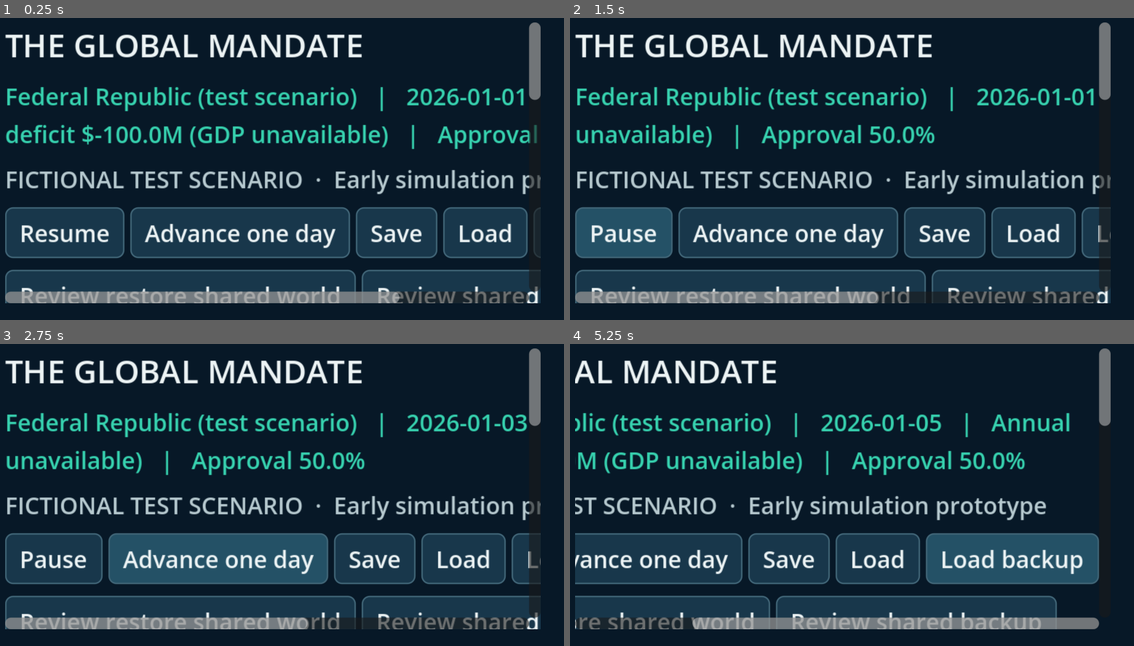
Above: before the commit, frames 1-4 (two rows, left to right).
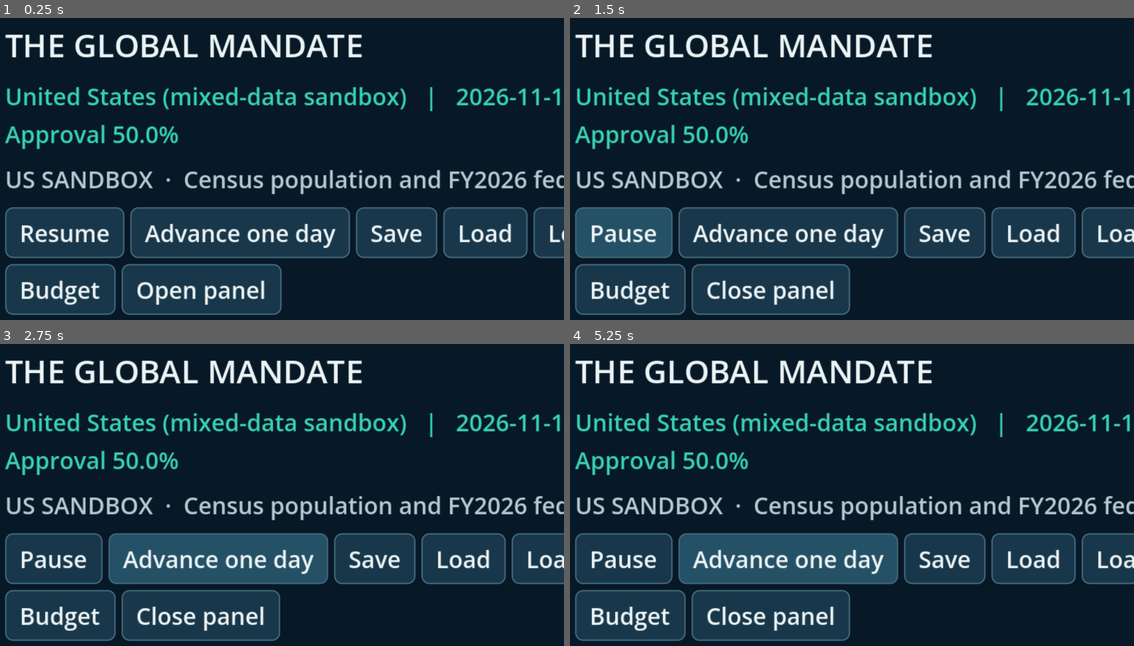
Above: after the commit, the same moments.

Repository: bhavishyadash/the-global-mandate
Game: Godot game, scene res://main.tscn
Same seed, same stepped clock (60 frames per second), same inputs: the game is played once before the commit and once after it.
Inputs (mouse positions are in pixels of both pictures, inside the frame that each line leads up to):
- Up to frame 1 (0.25 s): no input
- Up to frame 2 (1.5 s): click (632, 289) at 0.5 s, where only the run after the commit has a clickable "Budget"; click "Resume" at 1.25 s
- Up to frame 3 (2.75 s): click "Advance one day" at 2 s
- Up to frame 4 (5.25 s): click (750, 621) at 2.75 s, where only the run before the commit has a clickable "Review restore shared world"; click (773, 615) at 3.5 s, where only the run after the commit has a clickable "Open panel"; click (1071, 621) at 4.25 s, where only the run before the commit has a clickable "Review shared backup"; click (767, 558) at 5 s, where only the run before the commit has a clickable "Load backup"

The runs differ from the first frame. In frame 1, 20% of the frame differs, in the area x 0-100%, y 1-99%; in frame 2, 19%; in frame 3, 19%; in frame 4, 34%.

Commit message:
Keep world map visible with collapsible dashboard

Diff:
--- a/tests/ui_test.gd
+++ b/tests/ui_test.gd
@@ -68,6 +68,21 @@
 	var screen = load("res://main.tscn").instantiate()
 	root.add_child(screen)
 	screen.set_process(false)
+	assert(screen.world.scenario_id == "usa_sandbox" and "6.04% of GDP" in screen.government_status.text)
+	assert(screen.selected_law_id == "topic_finance_federal_budget_framework" and not screen.procurement_panel.visible)
+	assert(screen.world_map.get_parent() == screen.dashboard_stage and screen.world_map.visible and not screen.dashboard_panel.visible)
+	screen.dashboard_picker.item_selected.emit(7)
+	assert(screen.dashboard_panel.visible and screen.dashboard_tabs.current_tab == 7 and screen.world_map.visible)
+	for index in range(screen.dashboard_tabs.get_tab_count()):
+		screen.dashboard_tabs.current_tab = index
+		assert(screen.world_map.visible and screen.world_map.get_parent() == screen.dashboard_stage)
+	var laws_shortcut: Button = screen.find_child("OpenLaws", true, false)
+	laws_shortcut.pressed.emit()
+	assert(screen.dashboard_panel.visible and screen.dashboard_tabs.current_tab == 7)
+	assert(screen.law_catalog.columns == 2 and screen.law_edit_panel.get_index() < screen.law_catalog.get_index())
+	screen._set_dashboard_open(false)
+	assert(screen.world_map.visible and not screen.dashboard_panel.visible)
+	assert(screen._start_scenario(World.DEFAULT_SCENARIO))
 	assert(screen.dashboard_tabs.get_tab_count() == 12)
 	assert(screen.find_child("USReferenceTable", true, false) != null)
 	var budget_preview: Label = screen.find_child("USBudgetPreview", true, false)
@@ -244,7 +259,7 @@
 	assert(screen.map_navigation.visible and screen.world_map.visible and not screen.map_inspector_scroll.visible)
 	screen.map_inspector_view = true
 	screen._apply_map_layout(true)
-	assert(not screen.world_map.visible and screen.map_inspector_scroll.visible and screen.map_back_button.visible)
+	assert(screen.world_map.visible and screen.map_inspector_scroll.visible and screen.map_back_button.visible)
 	assert(screen.map_inspector_button.button_pressed and not screen.map_controls.visible)
 	screen._apply_map_layout(false)
 	assert(screen.world_map.visible and screen.map_inspector_scroll.visible and not screen.map_navigation.visible)
@@ -549,6 +564,7 @@
 	assert("Gold: sandbox available" in screen.map_legend.text and screen.world_map.active_id.is_empty())
 	assert(screen.world_map.country_fill_color("USA") == screen.world_map.AVAILABLE)
 	assert(screen.world_map.country_fill_color("FRA") == screen.world_map.LAND)
+	screen.world_map.set_anchors_preset(Control.PRESET_TOP_LEFT)
 	screen.world_map.size = Vector2(1000, 500)
 	var usa_point: Vector2 = screen.world_map.unit_to_screen(Vector2(-100.0 / 360.0, -40.0 / 180.0))
 	assert(screen.world_map.country_at(usa_point).id == "USA")
--- a/ui/main.gd
+++ b/ui/main.gd
@@ -62,6 +62,10 @@
 var directive_picker: OptionButton
 var directive_summary: Label
 var dashboard_tabs: TabContainer
+var dashboard_stage: Control
+var dashboard_panel: PanelContainer
+var dashboard_picker: OptionButton
+var dashboard_toggle: Button
 var healthcare_picker: OptionButton
 var healthcare_summary: Label
 var appropriation_picker: OptionButton
@@ -153,7 +157,7 @@
 var law_edit_category: OptionButton
 var law_edit_preview: Label
 var law_edit_button: Button
-var selected_law_id := ""
+var selected_law_id := "topic_finance_federal_budget_framework"
 var healthcare_panel: VBoxContainer
 var procurement_panel: VBoxContainer
 var procurement_detail: Label
@@ -210,7 +214,7 @@
 	map_navigation.visible = compact
 	map_controls.visible = not compact or not map_inspector_view
 	map_back_button.visible = compact
-	world_map.visible = not compact or not map_inspector_view
+	world_map.visible = true
 	map_inspector_scroll.visible = not compact or map_inspector_view
 	map_view_button.set_pressed_no_signal(not map_inspector_view)
 	map_inspector_button.set_pressed_no_signal(map_inspector_view)
@@ -226,6 +230,9 @@
 	get_window().size_changed.connect(_update_canvas_size)
 	_update_canvas_size()
 	theme = GovernmentTheme.create()
+	var startup_error: String = world.apply_scenario(World.Scenario.read_file("res://data/scenarios/usa_sandbox.json"))
+	if not startup_error.is_empty():
+		world.initialization_error = startup_error
 	var background := ColorRect.new()
 	background.color = GovernmentTheme.BACKGROUND
 	background.set_anchors_and_offsets_preset(Control.PRESET_FULL_RECT)
@@ -243,12 +250,11 @@
 	for edge in ["margin_left", "margin_top", "margin_right", "margin_bottom"]:
 		margin.add_theme_constant_override(edge, 16)
 	add_child(margin)
-	var scroll := ScrollContainer.new()
-	margin.add_child(scroll)
 	var layout := VBoxContainer.new()
 	layout.size_flags_horizontal = Control.SIZE_EXPAND_FILL
+	layout.size_flags_vertical = Control.SIZE_EXPAND_FILL
 	layout.add_theme_constant_override("separation", 8)
-	scroll.add_child(layout)
+	margin.add_child(layout)
 	var title := Label.new()
 	title.text = "THE GLOBAL MANDATE"
 	title.add_theme_font_size_override("font_size", 22)
@@ -263,7 +269,7 @@
 	layout.add_child(mode_notice)
 	summary = Label.new()
 	layout.add_child(summary)
-	var controls := HBoxContainer.new()
+	var controls := HFlowContainer.new()
 	layout.add_child(controls)
 	pause_button = Button.new()
 	pause_button.text = "Resume"
@@ -446,11 +452,24 @@
 	layout.add_child(history)
 	# Keep the clock, income tax and save controls visible while grouping the
 	# growing decision panels into independently scrollable sections.
+	dashboard_stage = Control.new()
+	dashboard_stage.name = "MapStage"
+	dashboard_stage.size_flags_horizontal = Control.SIZE_EXPAND_FILL
+	dashboard_stage.size_flags_vertical = Control.SIZE_EXPAND_FILL
+	dashboard_stage.clip_contents = true
+	layout.add_child(dashboard_stage)
+	dashboard_panel = PanelContainer.new()
+	dashboard_panel.name = "DashboardPanel"
+	dashboard_panel.set_anchors_and_offsets_preset(Control.PRESET_FULL_RECT)
+	dashboard_stage.add_child(dashboard_panel)
+	var panel_column := VBoxContainer.new()
+	panel_column.size_flags_vertical = Control.SIZE_EXPAND_FILL
+	dashboard_panel.add_child(panel_column)
 	dashboard_tabs = TabContainer.new()
-	dashboard_tabs.custom_minimum_size = Vector2(0, 440)
+	dashboard_tabs.tabs_visible = false
 	dashboard_tabs.size_flags_horizontal = Control.SIZE_EXPAND_FILL
 	dashboard_tabs.size_flags_vertical = Control.SIZE_EXPAND_FILL
-	layout.add_child(dashboard_tabs)
+	panel_column.add_child(dashboard_tabs)
 	var overview := _make_dashboard_tab("Overview")
 	var finances := _make_dashboard_tab("Budget & services")
 	var taxes := _make_dashboard_tab("Tax previews")
@@ -464,6 +483,31 @@
 	var executive := _make_dashboard_tab("Executive Orders")
 	var lab_tab := _make_dashboard_tab("World Lab")
 	var us_reference_tab := _make_dashboard_tab("US Reference")
+	dashboard_picker = OptionButton.new()
+	dashboard_picker.name = "DashboardPicker"
+	dashboard_picker.fit_to_longest_item = false
+	dashboard_picker.custom_minimum_size.x = 180
+	for index in range(dashboard_tabs.get_tab_count()):
+		dashboard_picker.add_item(dashboard_tabs.get_tab_title(index))
+	dashboard_picker.select(8)
+	controls.add_child(dashboard_picker)
+	var open_laws := Button.new()
+	open_laws.name = "OpenLaws"
+	open_laws.text = "Laws"
+	open_laws.pressed.connect(func(): dashboard_tabs.current_tab = 7; _set_dashboard_open(true))
+	controls.add_child(open_laws)
+	var open_budget := Button.new()
+	open_budget.name = "OpenBudget"
+	open_budget.text = "Budget"
+	open_budget.pressed.connect(func(): dashboard_tabs.current_tab = 1; _set_dashboard_open(true))
+	controls.add_child(open_budget)
+	dashboard_toggle = Button.new()
+	dashboard_toggle.name = "DashboardToggle"
+	dashboard_toggle.text = "Open panel"
+	controls.add_child(dashboard_toggle)
+	dashboard_picker.item_selected.connect(func(index: int): dashboard_tabs.current_tab = index; _set_dashboard_open(true))
+	dashboard_toggle.pressed.connect(func(): _set_dashboard_open(not dashboard_panel.visible))
+	dashboard_tabs.tab_changed.connect(func(index: int): dashboard_picker.select(index))
 	_build_us_reference(us_reference_tab)
 	world_lab = WorldLab.new()
 	lab_tab.add_child(world_lab)
@@ -512,6 +556,12 @@
 	world_map.size_flags_horizontal = Control.SIZE_EXPAND_FILL
 	world_map.size_flags_vertical = Control.SIZE_EXPAND_FILL
 	map_layout.add_child(world_map)
+	world_map.reparent(dashboard_stage)
+	dashboard_stage.move_child(world_map, 0)
+	world_map.custom_minimum_size = Vector2.ZERO
+	world_map.set_anchors_and_offsets_preset(Control.PRESET_FULL_RECT)
+	_set_dashboard_open(false)
+	dashboard_stage.resized.connect(_update_dashboard_geometry)
 	var map_binding_data: Variant = MapScenarioRegistry.read()
 	map_binding_error = MapScenarioRegistry.validate(map_binding_data, world_map.countries, SCENARIOS)
 	if map_binding_error.is_empty():
@@ -696,6 +746,7 @@
 	dashboard_tabs.current_tab = 8
 	for node in [summary, explanation]:
 		node.reparent(overview)
+	restore_controls.reparent(overview)
 	var scenario_controls := HBoxContainer.new()
 	overview.add_child(scenario_controls)
 	overview.move_child(scenario_controls, 0)
@@ -986,14 +1037,15 @@
 	law_search_all.text = "Search all categories"
 	laws.add_child(law_search_all)
 	law_catalog = Tree.new()
-	law_catalog.columns = 3
+	law_catalog.columns = 2
 	law_catalog.hide_root = true
 	law_catalog.column_titles_visible = true
 	law_catalog.set_column_title(0, "Law")
 	law_catalog.set_column_title(1, "Status")
-	law_catalog.set_column_title(2, "Annual cost")
 	law_catalog.set_column_expand(0, true)
-	law_catalog.custom_minimum_size = Vector2(0, 240)
+	law_catalog.set_column_expand_ratio(0, 3)
+	law_catalog.set_column_expand_ratio(1, 2)
+	law_catalog.custom_minimum_size = Vector2(0, 120)
 	laws.add_child(law_catalog)
 	law_catalog_note = Label.new()
 	law_catalog_note.autowrap_mode = TextServer.AUTOWRAP_WORD_SMART
@@ -1060,6 +1112,10 @@
 	healthcare_summary = Label.new()
 	healthcare_summary.autowrap_mode = TextServer.AUTOWRAP_WORD_SMART
 	healthcare_panel.add_child(healthcare_summary)
+	# Keep the editor immediately above the list. The list grows to its rows,
+	# leaving one outer scrollbar instead of a nested scrolling region.
+	for node in [law_catalog_note, law_edit_panel, healthcare_panel, procurement_panel]:
+		laws.move_child(node, law_catalog.get_index())
 	review_dialog = ConfirmationDialog.new()
 	review_dialog.title = "Review decision"
 	review_dialog.ok_button_text = "Submit decision"
@@ -1158,7 +1214,28 @@
 	panel.add_child(column)
 	return column
 
+func _update_dashboard_geometry() -> void:
+	if not is_instance_valid(dashboard_panel) or not is_instance_valid(dashboard_stage):
+		return
+	var width := minf(520.0, maxf(300.0, dashboard_stage.size.x * 0.55))
+	dashboard_panel.anchor_left = 1.0
+	dashboard_panel.anchor_right = 1.0
+	dashboard_panel.anchor_top = 0.0
+	dashboard_panel.anchor_bottom = 1.0
+	dashboard_panel.offset_left = -width
+	dashboard_panel.offset_right = 0.0
+	dashboard_panel.offset_top = 0.0
+	dashboard_panel.offset_bottom = 0.0
+
+func _set_dashboard_open(open: bool) -> void:
+	dashboard_panel.visible = open
+	dashboard_toggle.text = "Close panel" if open else "Open panel"
+	_update_dashboard_geometry()
+
 func _map_country_selected(id: String, country_name: String) -> void:
+	if not dashboard_panel.visible:
+		dashboard_tabs.current_tab = 8
+		_set_dashboard_open(true)
 	_select_shared_map_country(id)
 	var capital := "Not in dataset"
 	var count := 0
@@ -1177,6 +1254,9 @@
 		_open_country_inspector.call_deferred()
 
 func _map_city_selected(city: Dictionary) -> void:
+	if not dashboard_panel.visible:
+		dashboard_tabs.current_tab = 8
+		_set_dashboard_open(true)
 	_select_shared_map_country(city.get("country", ""))
 	map_focus_button.disabled = false
 	map_clear_button.disabled = false
@@ -1684,6 +1764,7 @@
 func _refresh_law_catalog() -> void:
 	if law_catalog == null:
 		return
+	var preferred_id := selected_law_id
 	law_catalog.clear()
 	var root_item := law_catalog.create_item()
 	if not law_catalog_error.is_empty():
@@ -1696,6 +1777,7 @@
 	var query := law_search.text.strip_edges().to_lower()
 	var first_id := ""
 	var selected_row: TreeItem = null
+	var row_count := 0
 	for law in law_catalog_data.laws:
 		if not law_search_all.button_pressed and law.category != category:
 			continue
@@ -1703,26 +1785,24 @@
 		if not query.is_empty() and query not in search_text:
 			continue
 		var state := "Planned"
-		var cost := 0.0
 		match law.id:
 			"healthcare":
 				state = "Active" if world.healthcare.active else "Not enacted"
-				cost = world.healthcare.annual_cost()
 			"procurement":
 				state = "Active" if world.politics.procurement_policy else "Not enacted"
-				cost = float(world.policy_rules.procurement_annual_cost) if world.politics.procurement_policy and world.politics.procurement_progress >= 100 else 0.0
 			"test_budget_category", "test_income_tax", "test_corporate_tax", "test_consumption_tax":
 				state = "Editable prototype"
 		var row := law_catalog.create_item(root_item)
+		row_count += 1
 		row.set_text(0, (law.category + " — " if law_search_all.button_pressed else "") + law.name)
 		row.set_text(1, state)
-		row.set_text(2, "Not modeled" if state == "Planned" else ("See preview" if state == "Editable prototype" else "$%.1fM / year" % (cost / 1000000.0)))
 		row.set_metadata(0, law.id)
 		if first_id.is_empty():
 			first_id = law.id
 			row.select(0)
-		if law.id == selected_law_id:
+		if law.id == preferred_id:
 			selected_row = row
+	law_catalog.custom_minimum_size.y = maxf(120.0, 42.0 + row_count * 32.0)
 	if first_id.is_empty():
 		law_catalog_note.text = "No policy topics match this category and search."
 		healthcare_panel.visible = false
@@ -1731,7 +1811,7 @@
 		return
 	if selected_row != null:
 		selected_row.select(0)
-		_show_law_detail(selected_law_id)
+		_show_law_detail(preferred_id)
 	else:
 		_show_law_detail(first_id)
 
Not shown, changed: docs/GAME_DEVELOPMENT_REPORT.md
Not shown, changed: docs/SESSION_118.md
